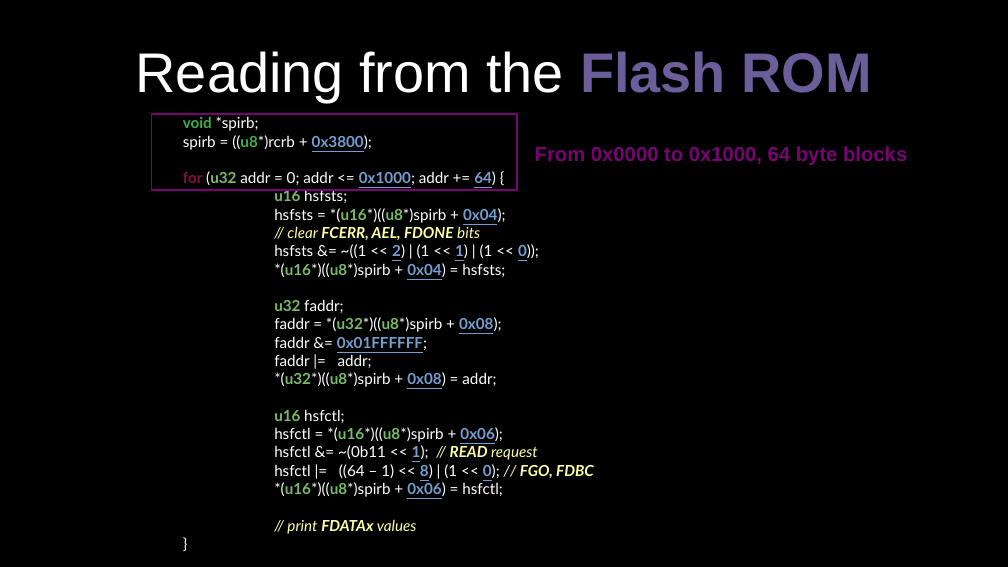
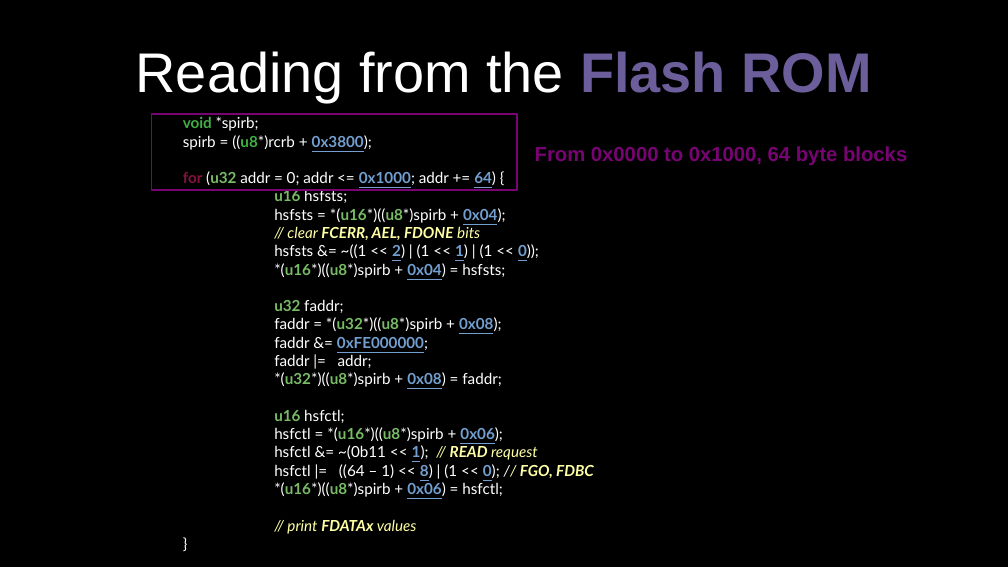
Before and after one commit to 0x0000z3r0/bios, a slide deck: slide 25 of docs/paper/bios.odp (slide 24 before the commit). Drawn at 1008x567 pixels with LibreOffice and Linux fonts; fonts in the diff are those of the drawing. Boxes give left, top, right and bottom in pixels: in the first picture for what was removed or moved away, otherwise in the second. Text is boxed around its words. In the diff, an @@ line names an element or a change of style, - is before the commit and + after.

```diff
--- a/docs/paper/bios.odp
+++ b/docs/paper/bios.odp
@@ text at bbox=[274, 336, 428, 350]: text changed @@
-faddr &= 0x01FFFFFF;
+faddr &= 0xFE000000;
@@ text at bbox=[274, 372, 501, 387]: text changed @@
-*(u32*)((u8*)spirb + 0x08) = addr;
+*(u32*)((u8*)spirb + 0x08) = faddr;
```
Also in this commit, not shown: 6 other slides changed, 1 slide added, 1 other file.
